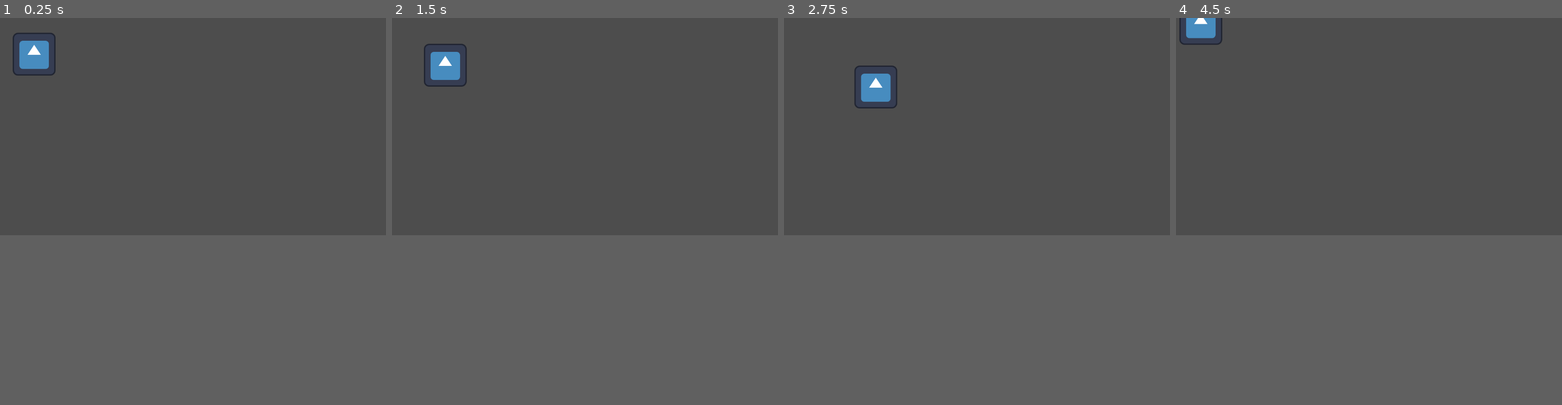
Above: before the commit, frames 1-4 (left to right).
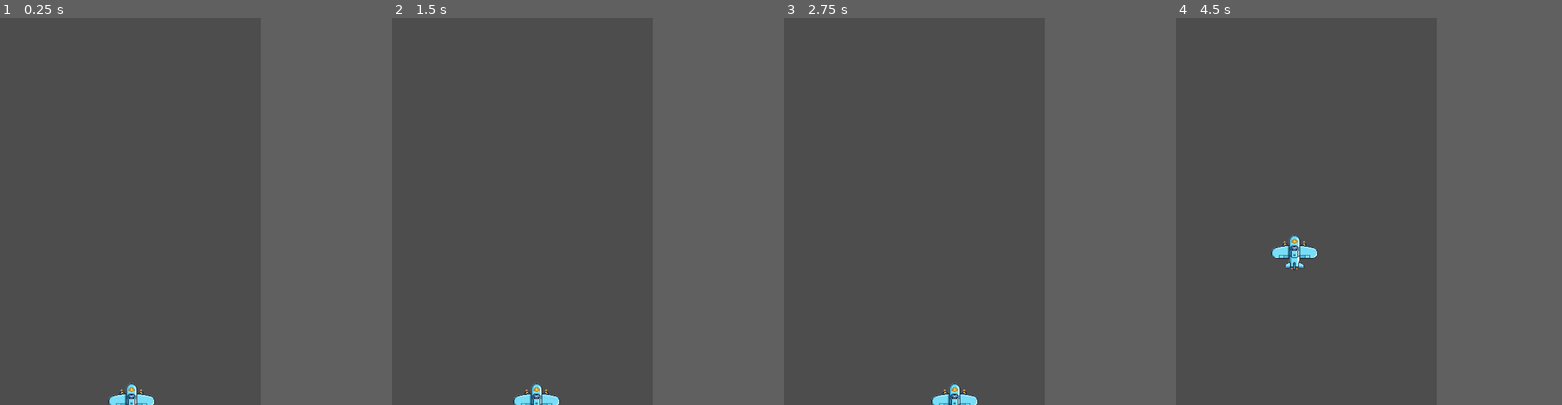
Above: after the commit, the same moments.

Repository: qingzhixing/plane-war
Game: Godot game, scene res://scenes/Main.tscn
The game is run twice, just before and just after one commit, with the same random seed, the same clock (stepped at 60 frames per second) and the same inputs. The engine's default icon, where the game draws it, is replaced by a stand-in: a white triangle on a blue panel in a dark square.
Inputs (mouse positions are in pixels of both pictures, inside the frame that each line leads up to):
- Up to frame 1 (0.25 s): no input
- Up to frame 2 (1.5 s): tap Enter at 0.5 s; move the mouse to (669, 114) at 0.52 s; click (669, 114) at 0.67 s; tap Space at 1.25 s; drag from (507, 137) to (565, 168) at 1.27 s
- Up to frame 3 (2.75 s): tap Enter at 2 s; move the mouse to (1015, 79) at 2.02 s; click (1015, 79) at 2.17 s
- Up to frame 4 (4.5 s): tap Space at 2.75, 4.25 s; drag from (1349, 168) to (1253, 95) at 2.77 s; tap Enter at 3.5 s; move the mouse to (1484, 157) at 3.52 s; click (1484, 157) at 3.67 s; drag from (1253, 95) to (1311, 72) at 4.27 s
The window is 799x449 before the commit and 540x800 after it. Grey fills any space a smaller window leaves; there, only what the larger window draws over its background counts as a difference.

The runs differ from the first frame. In frame 1, 1.1% of the frame differs, in the area x 3-41%, y 3-100%; in frame 2, 1.1%; in frame 3, 1.1%; in frame 4, 1.1%.

Commit message:
📦 NEW: 应用Player和 Bullet的资源，但是player不会发射子弹

Diff:
--- a/project.godot
+++ b/project.godot
@@ -15,6 +15,11 @@
 config/features=PackedStringArray("4.5", "Mobile")
 config/icon="res://icon.svg"
 
+[display]
+
+window/size/viewport_width=1080
+window/size/viewport_height=1920
+
 [dotnet]
 
 project/assembly_name="plane-war"
--- a/scenes/Main.tscn
+++ b/scenes/Main.tscn
@@ -5,4 +5,4 @@
 [node name="Main" type="Node2D"]
 
 [node name="Player" parent="." instance=ExtResource("1_elqb8")]
-position = Vector2(102, 108)
+position = Vector2(545, 1760)
--- a/scenes/Player.tscn
+++ b/scenes/Player.tscn
@@ -1,15 +1,21 @@
 [gd_scene load_steps=4 format=3 uid="uid://drk5g4eslf2h3"]
 
 [ext_resource type="Script" uid="uid://b3aigm1lpksqa" path="res://scripts/player.gd" id="1_p0vlq"]
-[ext_resource type="Texture2D" uid="uid://br16a4fe8ymq0" path="res://icon.svg" id="2_v6fml"]
+[ext_resource type="Texture2D" uid="uid://dgocjs7westlh" path="res://art/player/player_ship_base.png" id="2_v6fml"]
 
-[sub_resource type="RectangleShape2D" id="RectangleShape2D_5q5h1"]
+[sub_resource type="CapsuleShape2D" id="CapsuleShape2D_v6fml"]
+radius = 21.07779
+height = 132.0
 
 [node name="Player" type="CharacterBody2D"]
 script = ExtResource("1_p0vlq")
 
 [node name="Sprite2D" type="Sprite2D" parent="."]
+position = Vector2(-0.28250122, 0)
+scale = Vector2(0.2664394, 0.24938956)
 texture = ExtResource("2_v6fml")
 
 [node name="CollisionShape2D" type="CollisionShape2D" parent="."]
-shape = SubResource("RectangleShape2D_5q5h1")
+position = Vector2(1, 0)
+scale = Vector2(0.9963092, 1)
+shape = SubResource("CapsuleShape2D_v6fml")
--- a/scenes/bullets/PlayerBullet.tscn
+++ b/scenes/bullets/PlayerBullet.tscn
@@ -1,13 +1,20 @@
-[gd_scene load_steps=3 format=3 uid="uid://du8esn7dxfruf"]
+[gd_scene load_steps=4 format=3 uid="uid://du8esn7dxfruf"]
 
 [ext_resource type="Script" uid="uid://b76gldi4o1rfo" path="res://scripts/player_bullet.gd" id="1_g64gn"]
+[ext_resource type="Texture2D" uid="uid://w478a7uockj4" path="res://art/bullets/bullet_player_basic.png" id="2_p7wmw"]
 
-[sub_resource type="RectangleShape2D" id="RectangleShape2D_d3a5l"]
+[sub_resource type="CapsuleShape2D" id="CapsuleShape2D_p7wmw"]
+radius = 9.0
+height = 44.0
 
 [node name="PlayerBullet" type="Area2D"]
 script = ExtResource("1_g64gn")
 
 [node name="Sprite2D" type="Sprite2D" parent="."]
+position = Vector2(0.3445549, 0.7835541)
+rotation = 1.5701729
+scale = Vector2(0.03, 0.03)
+texture = ExtResource("2_p7wmw")
 
 [node name="CollisionShape2D" type="CollisionShape2D" parent="."]
-shape = SubResource("RectangleShape2D_d3a5l")
+shape = SubResource("CapsuleShape2D_p7wmw")
Not shown, added: art/bullets/bullet_enemy_basic.png.import
Not shown, added: art/bullets/bullet_player_basic.png.import
Not shown, added: art/enemies/enemy_basic_01.png.import
Not shown, added: art/enemies/enemy_basic_02.png.import
Not shown, added: art/enemies/enemy_elite_01.png.import
Not shown, added: art/player/player_ship_base.png.import
Not shown, added: art/ui/icon_hp.png.import
